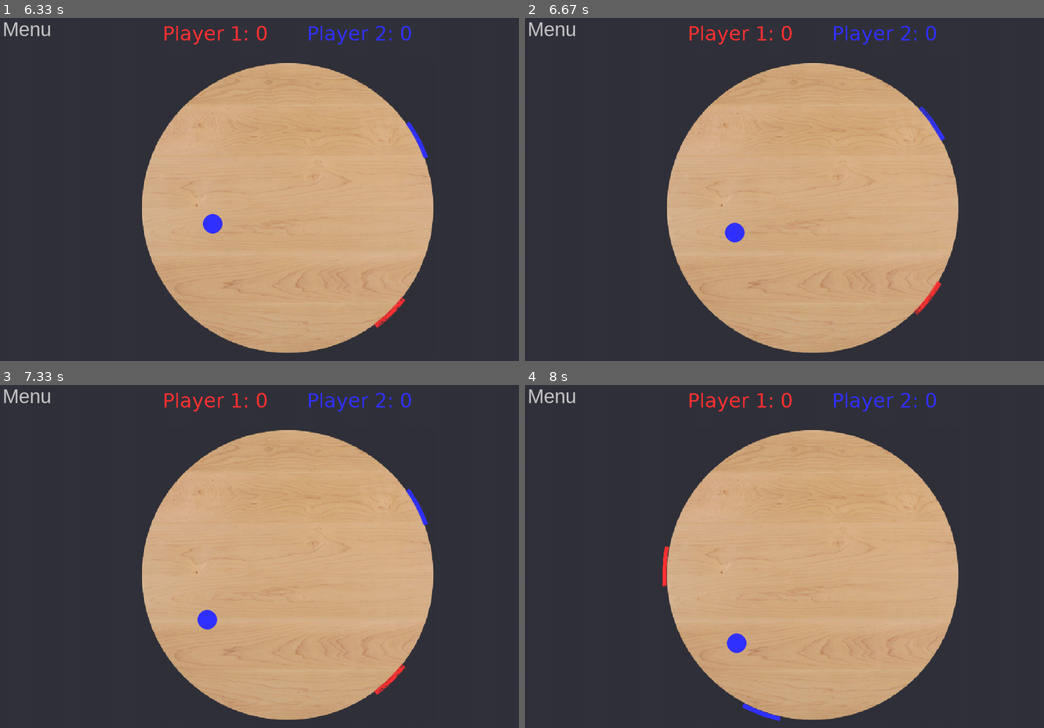
Above: before the commit, frames 1-4 (two rows, left to right).
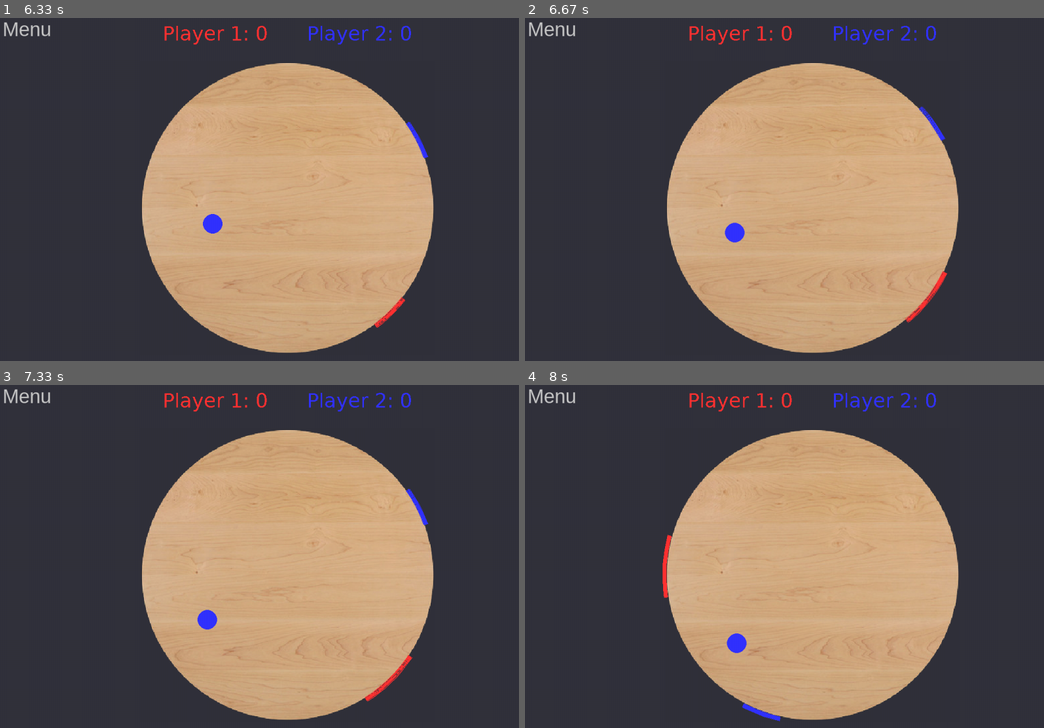
Above: after the commit, the same moments.

Repository: sandhyarottoo/phys-hackathon-2023
Game: pygame game, started from main.py
Same seed, same stepped clock (60 frames per second), same inputs: the game is played once before the commit and once after it.
Inputs (mouse positions are in pixels of both pictures, inside the frame that each line leads up to):
- Up to frame 1 (6.33 s): click (285, 234) at 0.38 s; hold Right 0.67-1.13 s; hold Right 1.17-1.63 s; hold D 1.17-1.63 s; hold Left 1.67-2.2 s; hold A 1.67-2.2 s; hold Left 2.23-2.63 s; hold A 2.23-2.63 s; hold Right 2.67-3.3 s; hold D 2.67-3.3 s; hold Left 3.33-3.8 s; hold A 3.33-3.8 s; hold Right 3.83-4.3 s; hold D 3.83-4.3 s; hold Right 4.33-4.8 s; hold D 4.33-4.8 s; hold Left 4.83-5.37 s; hold A 4.83-5.37 s; hold Left 5.4-5.8 s; hold A 5.4-5.8 s; hold Right from 5.83 s (still down); hold D from 5.83 s (still down)
- Up to frame 2 (6.67 s): release Right at 6.47 s; release D at 6.47 s; hold Left from 6.5 s (still down); hold A from 6.5 s (still down)
- Up to frame 3 (7.33 s): release Left at 6.97 s; release A at 6.97 s; hold Right from 7 s (still down); hold D from 7 s (still down)
- Up to frame 4 (8 s): release Right at 7.47 s; release D at 7.47 s; hold Right 7.5-7.97 s; hold D 7.5-7.97 s

Frame 1 is identical in both runs. In frame 2, 0.1% of the frame differs, in the area x 73-82%, y 73-89%; in frame 3, 0.1%; in frame 4, less than 0.1%.

Commit message:
respawn and end game messages work

Diff:
--- a/main.py
+++ b/main.py
@@ -35,7 +35,7 @@
 V_INITIAL = -300
 PLAYER_VELOCITY = 4
 PLAYER_ARC_ANGLE = np.pi / 12  # 90 degrees in radians
-MAX_SCORE = 2
+MAX_SCORE = 10
 
 player1_angle = -np.pi / 2
 player2_angle = -np.pi / 2
@@ -78,7 +78,6 @@
 
 
 ########## CLASSES ##########
-
 class Player(pygame.sprite.Sprite):
     def __init__(self, color, start_angle, keys):
         super().__init__()
@@ -86,12 +85,13 @@
         self.color = color
         self.pos = pygame.Vector2(PLAYER_RADIUS, start_angle)
         self.keys = keys
-
-        self.image = pygame.Surface((2*(PLAYER_RADIUS) , 2*(PLAYER_RADIUS)), pygame.SRCALPHA)
+        self.angular_width = PLAYER_ARC_ANGLE
+
+        self.image = pygame.Surface((2*(PLAYER_RADIUS), 2*(PLAYER_RADIUS)), pygame.SRCALPHA)
         pygame.draw.arc(self.image, self.color,
                         (0, 0, (PLAYER_RADIUS) * 2, (PLAYER_RADIUS) * 2),
-                        self.pos.y - PLAYER_ARC_ANGLE / 2,
-                        self.pos.y + PLAYER_ARC_ANGLE / 2,
+                        self.pos.y - self.angular_width / 2,
+                        self.pos.y + self.angular_width / 2,
                         width=PLAYER_WIDTH)
         self.rect = self.image.get_rect()
         self.rect.center = (WIDTH/2, HEIGHT/2)
@@ -107,9 +107,69 @@
         self.image.fill(pygame.SRCALPHA)
         pygame.draw.arc(self.image, self.color,
                         (0, 0, (PLAYER_RADIUS) * 2, (PLAYER_RADIUS) * 2),
-                        self.pos.y - PLAYER_ARC_ANGLE / 2,
-                        self.pos.y + PLAYER_ARC_ANGLE / 2,
+                        self.pos.y - self.angular_width / 2,
+                        self.pos.y + self.angular_width / 2,
                         width=PLAYER_WIDTH)
+
+class PowerUp(pygame.sprite.Sprite):
+    def __init__(self):
+        super().__init__()
+
+        self.hasBeenTaken = False
+        self.player = None
+        self.pos = pygame.Vector2(PLAYER_RADIUS, 2*np.pi*np.random.rand())
+
+    def drawShape(self, image, pos, color, angular_width, height):
+        pygame.draw.arc(image, color,
+                        (0, 0, (PLAYER_RADIUS) * 2, (PLAYER_RADIUS) * 2),
+                        pos.y - angular_width / 2,
+                        pos.y + angular_width / 2,
+                        width=height)
+
+    def addPlayer(self, player):
+        self.player = player
+        self.hasBeenTaken = True
+
+
+class WidePaddle(PowerUp):
+    def __init__(self):
+        super().__init__()
+
+        #choose your appearance attributes
+        self.color = "yellow"
+        self.angular_width = np.pi/10
+        self.height = 20
+
+        self.image = pygame.Surface((2*(PLAYER_RADIUS) , 2*(PLAYER_RADIUS)), pygame.SRCALPHA)
+        self.drawShape(self.image, self.pos, self.color, self.angular_width, self.height)
+        self.rect = self.image.get_rect()
+        self.rect.center = (WIDTH/2, HEIGHT/2)
+
+    def update(self, player1, player2):
+        #all power up update functions should take both players as input
+        if not self.hasBeenTaken:
+            self.drawShape(self.image, self.pos, self.color, self.angular_width, self.height)
+
+            if pygame.sprite.collide_mask(self, player1):
+                self.addPlayer(player1)
+                self.pickup_time = pygame.time.get_ticks()
+            elif pygame.sprite.collide_mask(self, player2):
+                self.addPlayer(player2)
+                self.pickup_time = pygame.time.get_ticks()
+
+            return
+
+        #apply effect and measure elapsed time that effect lasts
+        self.player.angular_width = 1.6*PLAYER_ARC_ANGLE
+        if pygame.time.get_ticks() - self.pickup_time > 5000:
+            self.player.angular_width = PLAYER_ARC_ANGLE
+            self.kill()
+
+        return
+
+power_up_mapping = {
+    1: WidePaddle
+}
 
 
 
@@ -177,7 +237,15 @@
 
         if pygame.sprite.collide_mask(self,player1) or pygame.sprite.collide_mask(self,player2):
 
+            if pygame.sprite.collide_mask(self,player1) and self.color != player1.color:
+                self.respawn = True
+                player2.score += 1
+            if pygame.sprite.collide_mask(self,player2) and self.color != player2.color:
+                self.respawn = True
+                player1.score += 1
+
             self.bool_color = not self.bool_color
+
 
             #collision change of motion
             if self.pos.x < 0:
@@ -206,6 +274,7 @@
             self.color = PLAYER1_COLOR
         else:
             self.color = PLAYER2_COLOR
+
 
         #when the ball leaves the disk
         if abs(self.pos.x) > PLAYER_RADIUS+PLAYER_WIDTH and player1.score < MAX_SCORE and player2.score < MAX_SCORE:
@@ -318,6 +387,8 @@
 charges = pygame.sprite.Group()
 # charges.add(charge)
 
+power_ups = pygame.sprite.Group()
+
 # Players
 player1_keys = [pygame.K_d, pygame.K_a]
 player2_keys = [pygame.K_RIGHT, pygame.K_LEFT]
@@ -414,7 +485,8 @@
     circle.vel = vel_polar*np.random.sample()
     circle.acc = acc_polar
 
-
+    powerup_interval = 6000
+    last_powerup_time = pygame.time.get_ticks()
 
     # making buttons
     menuButton = Button(20, 10, 100, 50, leave_game, "Menu", font, False)
@@ -447,17 +519,28 @@
         screen.blit(scoreboard.P1Score, (WIDTH/2-scoreboard.P1Score.get_width()-40, 20))
         screen.blit(scoreboard.P2Score, (WIDTH/2+40, 20))
 
+        if (len(power_ups) == 0) and (pygame.time.get_ticks() - last_powerup_time > powerup_interval):
+            last_powerup_time = pygame.time.get_ticks()
+            random_num = np.random.randint(1, len(power_up_mapping)+1)
+            current_powerup = power_up_mapping[random_num]()
+            power_ups.add(current_powerup)
+
+        power_ups.update(player1, player2)
+
+        if len(power_ups) != 0 and not power_ups.sprites()[0].hasBeenTaken:
+            power_ups.draw(screen)
+
         text_time = 0
         game_over = False
         current_time = pygame.time.get_ticks()
         if player1.score == MAX_SCORE:
             text = font.render("Congratulations Player 1!",False, black)
-            text_time = current_time + 2000
+            text_time = current_time + 5000
             game_over = True
             circle.respawn = False
         if player2.score == MAX_SCORE:
             text = font.render("Congratulations Player 2!",False, black)
-            text_time = current_time + 2000
+            text_time = current_time + 5000
             game_over = True
             circle.respawn = False
         if circle.respawn:
@@ -466,7 +549,7 @@
         while pygame.time.get_ticks() < text_time:
             screen.blit(text, text.get_rect(center = screen.get_rect().center))
             circle.pos = pygame.Vector2(PLAYER_RADIUS/10,np.random.sample()*2*np.pi)
-            circle.vel = pygame.Vector2(np.random.sample()*100,np.random.sample()*10)
+            circle.vel = pygame.Vector2(np.random.sample()*100,np.random.sample()*1)
             pygame.display.update()
         if game_over:
             menu()
